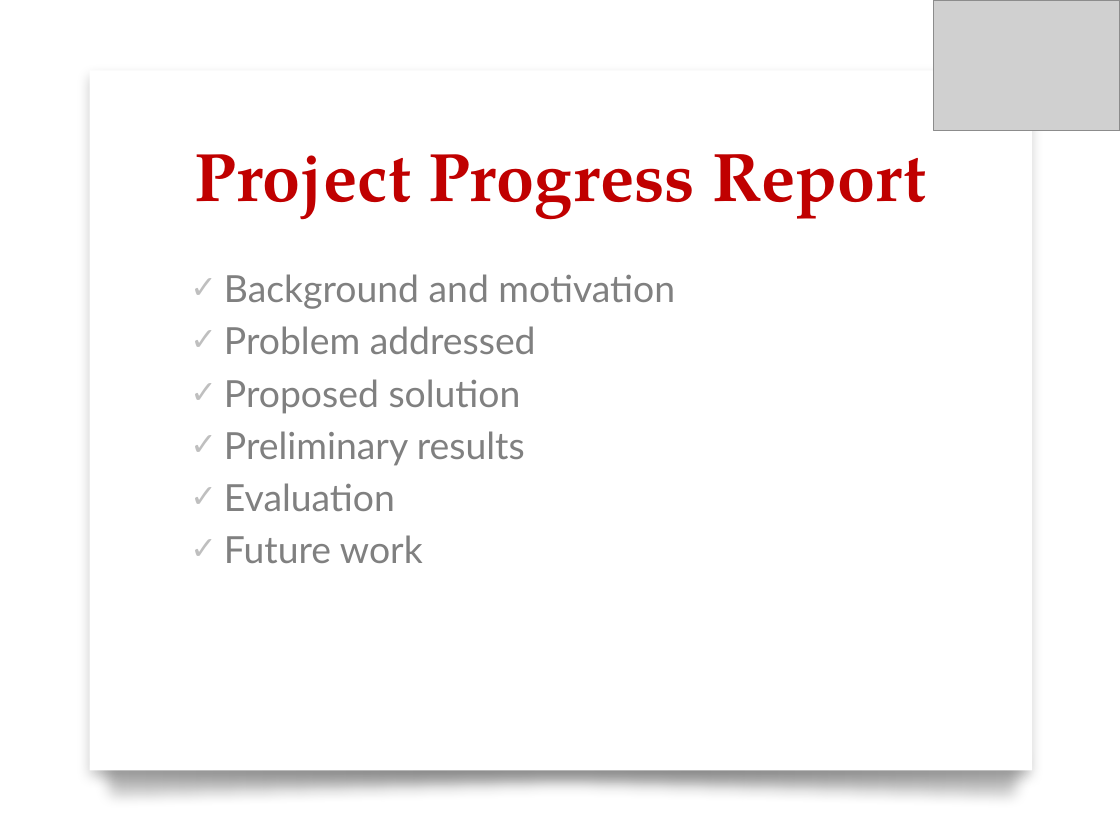
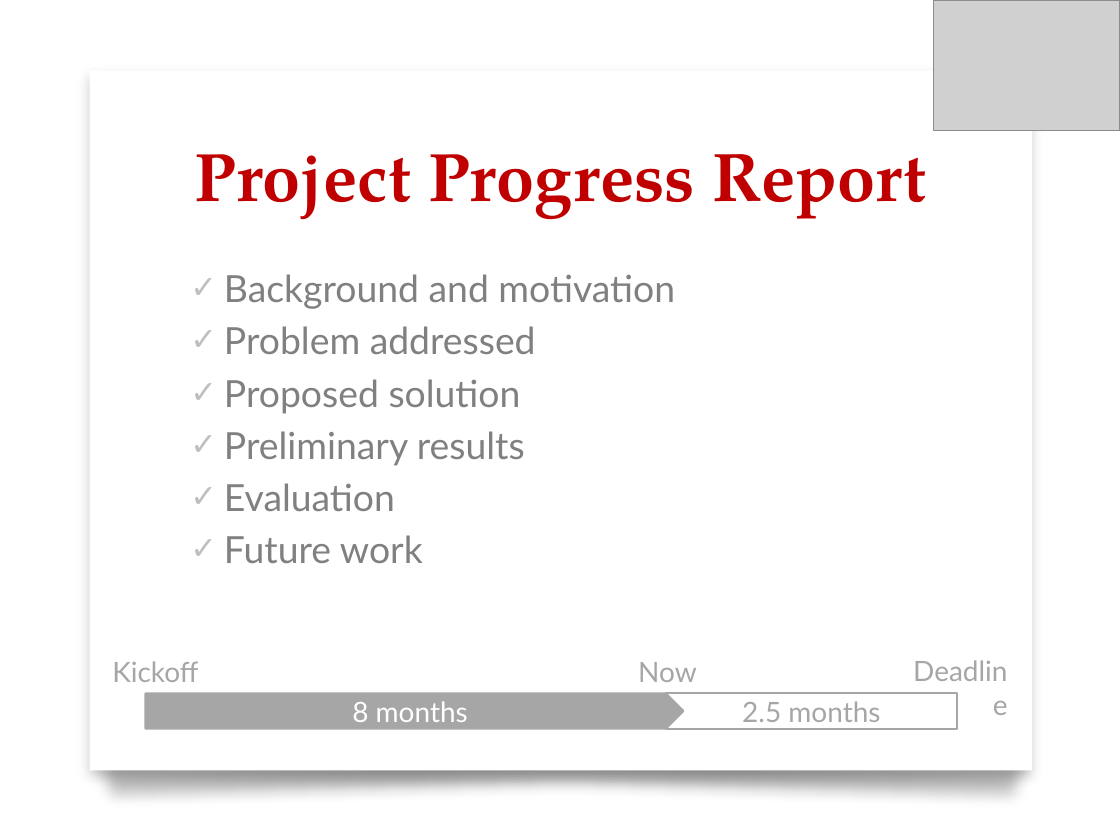
Before and after one commit to PowerPointLabs/PowerPointLabs, a slide deck: slide 32 of doc/Agenda Lab Example - Text Agenda.pptx. Drawn at 1120x840 pixels with LibreOffice and Linux fonts; fonts in the diff are those of the drawing; grey boxes stand for pictures; background and template pictures are left out. Boxes give left, top, right and bottom in pixels: in the first picture for what was removed or moved away, otherwise in the second. Text is boxed around its words. In the diff, an @@ line names an element or a change of style, - is before the commit and + after.

```diff
--- a/doc/Agenda Lab Example - Text Agenda.pptx
+++ b/doc/Agenda Lab Example - Text Agenda.pptx
@@ group added at bbox=[112, 648, 1018, 728]: 3 texts, 1 rectangle, 1 pentagon arrow @@
+2.5 months
+Deadline
+8 months
+Kickoff
+Now
```
Also in this commit, not shown: 14 other slides changed, 1 slide added, 1 slide removed.
